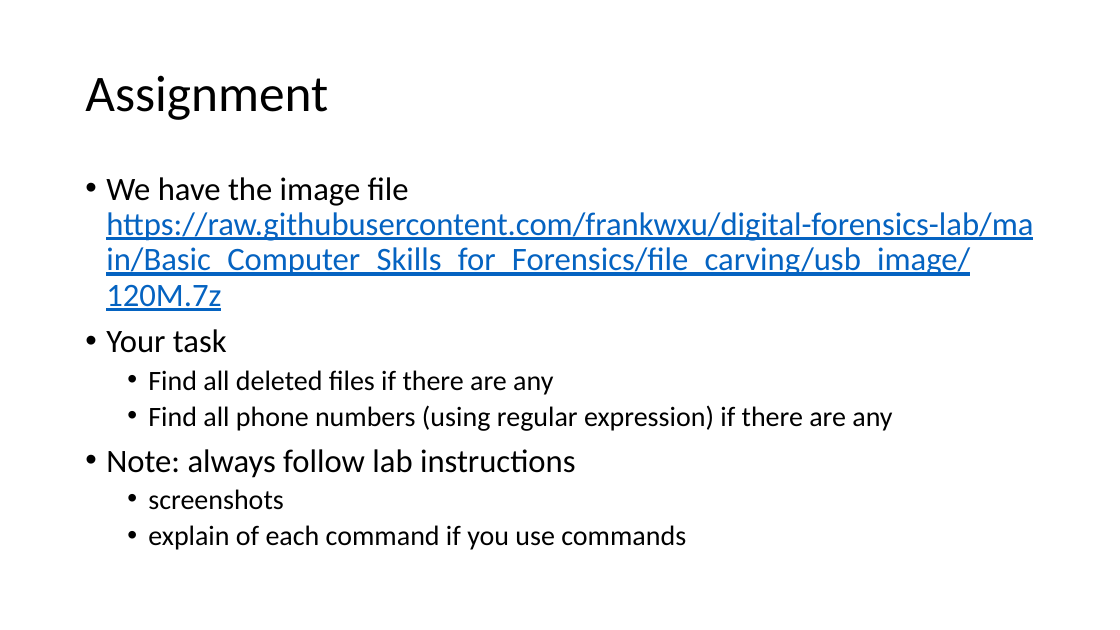
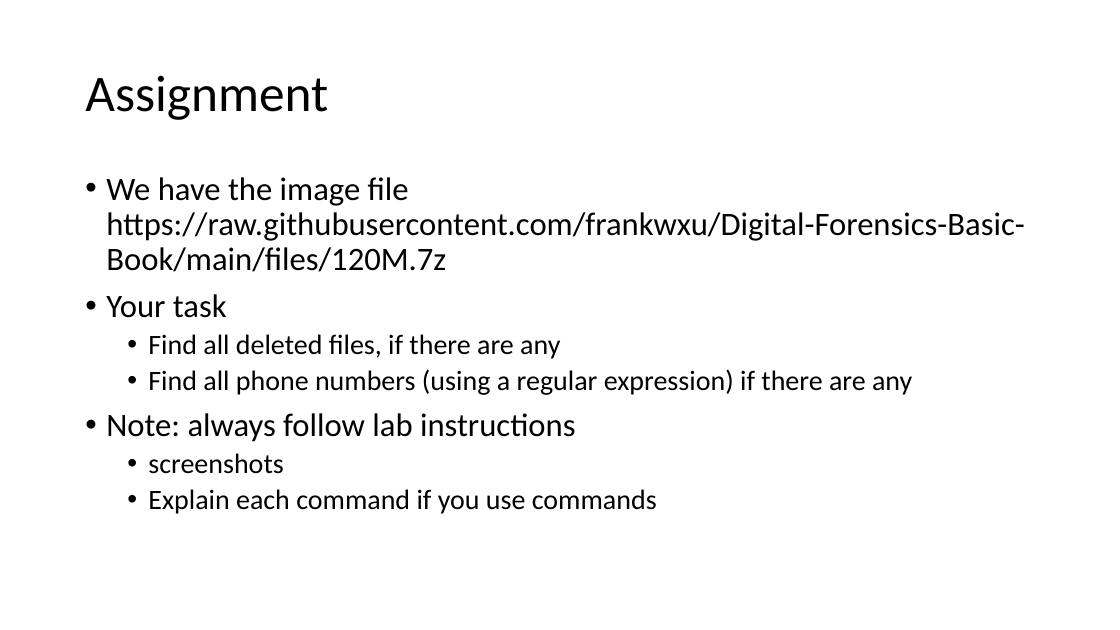
Before and after one commit to frankwxu/Digital-Forensics-Basic-Book, a slide deck: slide 32 of PPTs/Ch1_Introduction_to_Digital_Forensics.pptx. Drawn at 1120x630 pixels with LibreOffice and Linux fonts; fonts in the diff are those of the drawing; background and template pictures are left out. Boxes give left, top, right and bottom in pixels: in the first picture for what was removed or moved away, otherwise in the second. Text is boxed around its words. In the diff, an @@ line names an element or a change of style, - is before the commit and + after.

```diff
--- a/PPTs/Ch1_Introduction_to_Digital_Forensics.pptx
+++ b/PPTs/Ch1_Introduction_to_Digital_Forensics.pptx
@@ text at [106, 177, 1024, 272]: text changed; text colour #0563C1 to #000000 @@
-• We have the image file https://raw.githubusercontent.com/frankwxu/digital-forensics-lab/main/Basic_Computer_Skills_for_Forensics/file_carving/usb_image/120M.7z
+• We have the image file https://raw.githubusercontent.com/frankwxu/Digital-Forensics-Basic-Book/main/files/120M.7z
@@ text at [148, 334, 912, 395]: text changed @@
-  • Find all deleted files if there are any
-  • Find all phone numbers (using regular expression) if there are any
+  • Find all deleted files, if there are any
+  • Find all phone numbers (using a regular expression) if there are any
@@ text at [148, 489, 657, 514]: text changed @@
-  • explain of each command if you use commands
+  • Explain each command if you use commands
```
Also in this commit, not shown: 1 other file.
